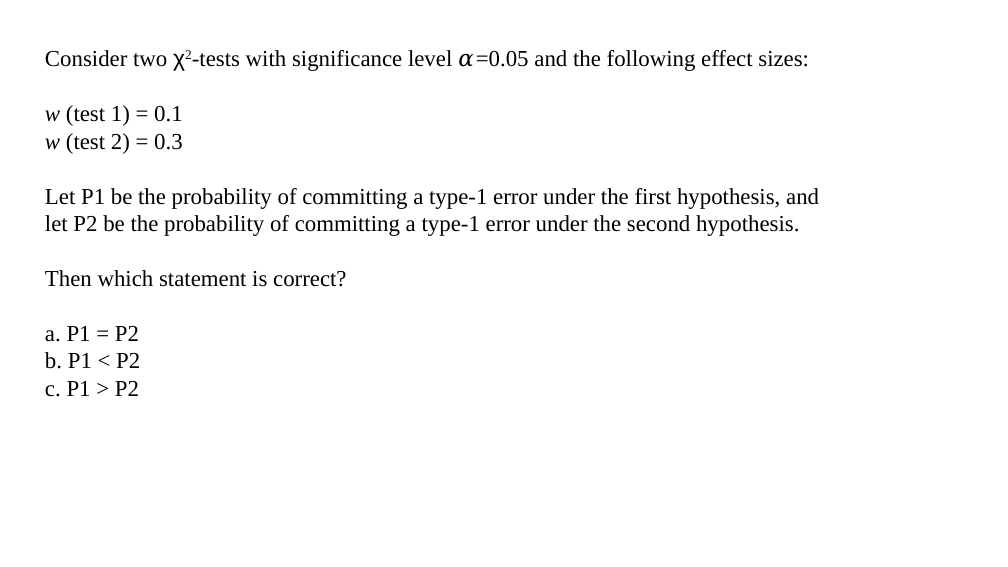
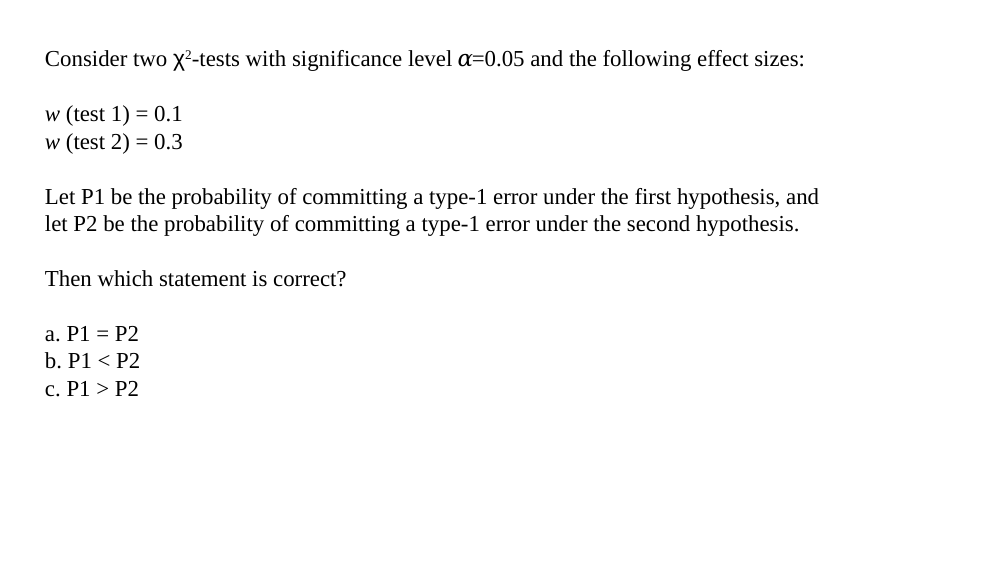
Before and after one commit to pvermees/geostats, a slide deck: slide 95 of slides/quizzes.odp (slide 94 before the commit). Drawn at 1008x567 pixels with LibreOffice and Linux fonts; fonts in the diff are those of the drawing. Boxes give left, top, right and bottom in pixels: in the first picture for what was removed or moved away, otherwise in the second. Text is boxed around its words. In the diff, an @@ line names an element or a change of style, - is before the commit and + after.

```diff
--- a/slides/quizzes.odp
+++ b/slides/quizzes.odp
@@ text at [45, 50, 805, 71]: font Times New Roman to Cambria in "𝛼=0.05" @@
```
Also in this commit, not shown: 1 other slide changed, 5 slides added, 4 slides removed, 3 other files.
